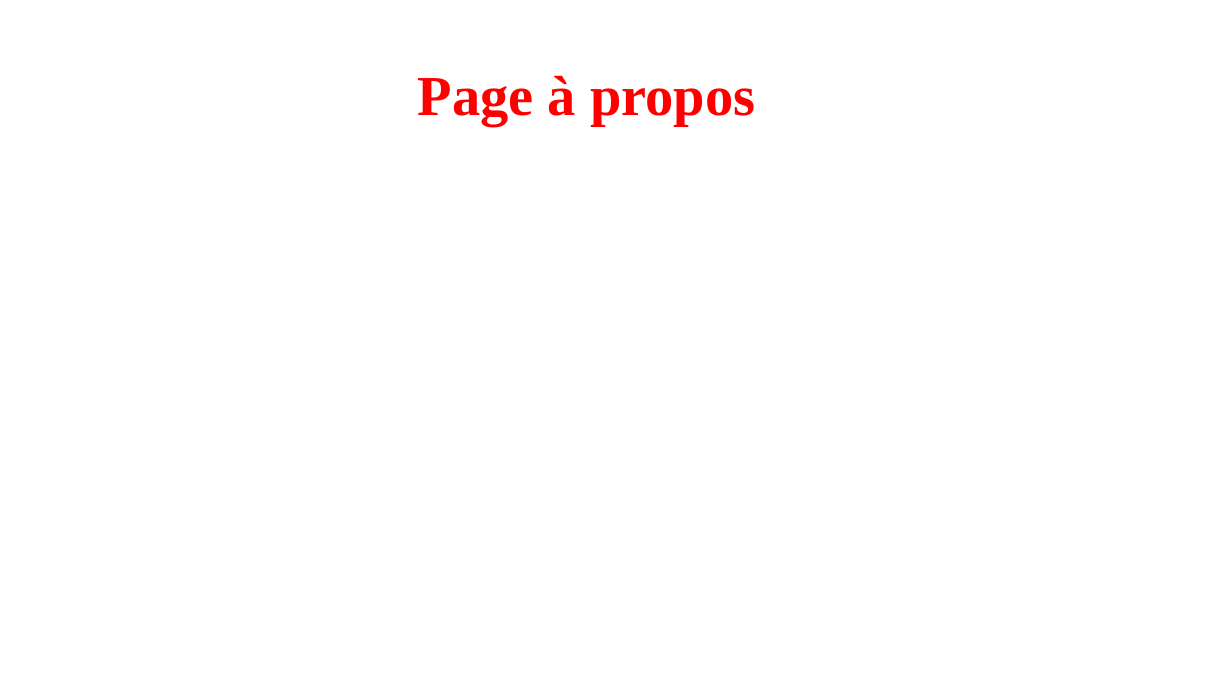
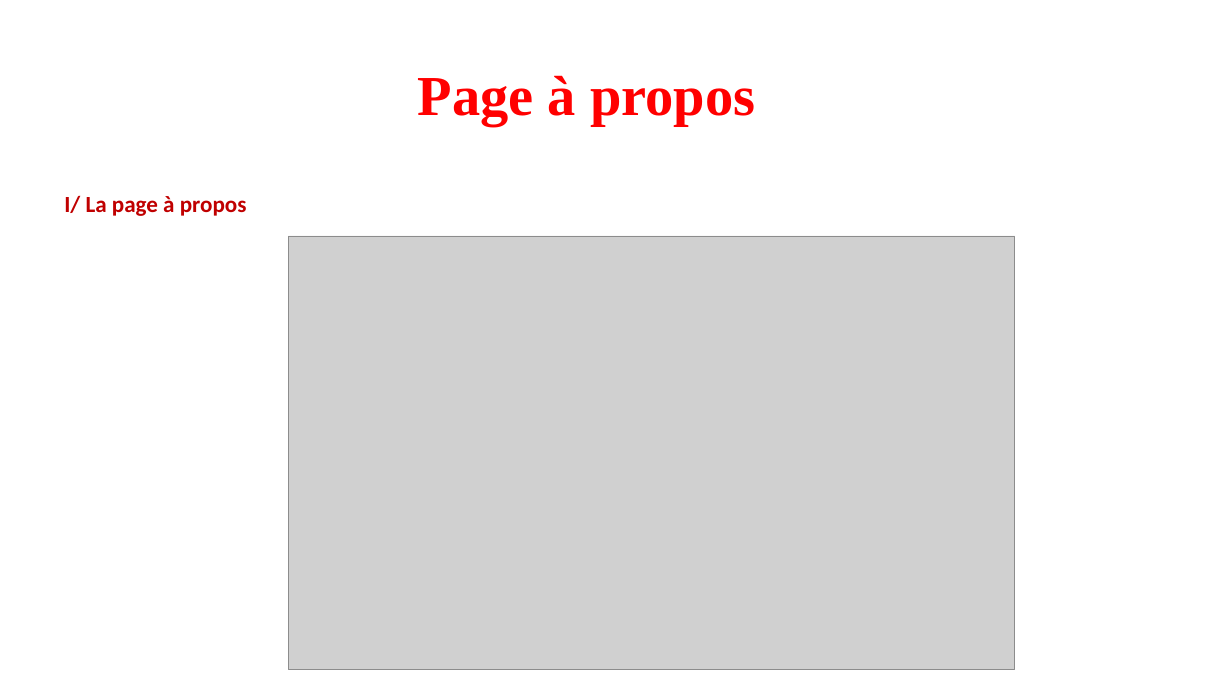
Before and after one commit to VinceDS99/Projet-6-Kasa, a slide deck: slide 14 of Présentation site Kasa.pptx (slide 5 before the commit). Drawn at 1232x693 pixels with LibreOffice and Linux fonts; fonts in the diff are those of the drawing; grey boxes stand for pictures. Boxes give left, top, right and bottom in pixels: in the first picture for what was removed or moved away, otherwise in the second. Text is boxed around its words. In the diff, an @@ line names an element or a change of style, - is before the commit and + after.

```diff
--- a/Présentation site Kasa.pptx
+++ b/Présentation site Kasa.pptx
@@ text added at [64, 195, 247, 216], 18 pt, text #C00000, bold @@
+I/ La page à propos
@@ picture added at [288, 236, 1015, 669] @@
```
Also in this commit, not shown: 4 other slides changed, 10 slides added, 10 other files.
